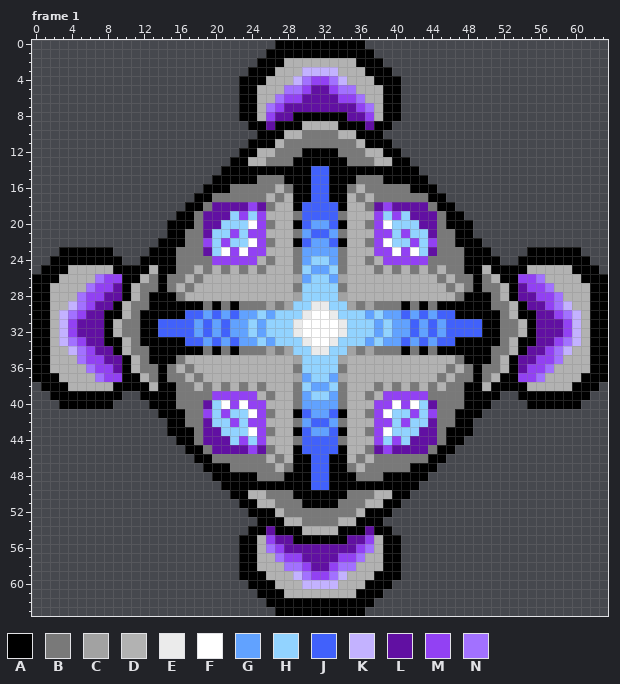
Two versions of one pixel-art file, Assets/Sprites/ship.ase. That is the earlier state.
64x64 pixels, 6 frames. Shown: frame 1. The commit also changed other frames, which this record leaves out.
Palette (. is transparent): A #000000  B #797979  C #a2a2a2  D #b2b2b2  E #ebebeb  F #ffffff  G #61a2ff  H #92d3ff  J #4161fb  K #c3b2ff  L #6110a2  M #9241f3  N #a271ff
Pixels before, frame 1 (only the part around the change), first column x 0:
 0 ...........................AAAAAAAAAA...........................
 1 ..........................AAAAAAAAAAAA..........................
 2 .........................AAADDDDDDDDAAA.........................
 3 ........................AAADDDKKKKDDDAAA........................
 4 .......................AAADDDKNMMNKDDDAAA.......................
 5 .......................AADDDNNMLLMNNDDDAA.......................
 6 .......................AADDNMMLLLLMMNDDAA.......................
 7 .......................AADNMLLLLLLLLMNDAA.......................
 8 .......................AADMLLAAAAAALLMDAA.......................
 9 ........................AALAAADDDDAAALAA........................
10 .........................AAADDBBBBDDAAA.........................
11 ........................AAADBBBBBBBBDAAA........................
12 .......................AADDBBBAAAABBBDDAA.......................
13 ......................AADDBBBAAAAAABBBDDAA......................
14 .....................AAAAAAAAAAJJAAAAAAAAAA.....................
15 ....................AAAAABBBAAAJJAAABBBAAAAA....................
16 ...................AAABBBBBDBAAJJAABDBBBBBAAA...................
17 ..................AABBBBBBDBDAAJJAADBDBBBBBBAA..................
18 .................AABLLLLMLBDDAJJJJADDBLMLLLLBAA.................
19 ................AABLLLHMHMDDDBJJJJBDDDMHMHLLLBAA................
20 ...............AAABLLHHHFMBDDAJGGJADDBMFHHHLLBAAA...............
21 ...............AABBLHHMHMMDDDBGJJGBDDDMMHMHHLBBAA...............
22 ..............AAABBMHMHHFMBDDAJGGJADDBMFHHMHMBBAAA..............
23 ...AAAAAA....AAABBBLHFMFMMDDDBGGGGBDDDMMFMFHLBBBAAA....AAAAAA...
24 ..AAAAAAAA..AAAABBBBMMMMMDBDDBGHHGBDDBDMMMMMBBBBAAAA..AAAAAAAA..
25 .AAADDDDDAAAADAABBDBDBDBDBDDDBHGGHBDDDBDBDBDBDBBAADAAAADDDDDAAA.
26 AAADDDDNMMAADBABBDBDDDDDDDDDDCGHHGCDDDDDDDDDDBDBBABDAAMMNDDDDAAA
27 AADDDDNMMLADBBABDBDDDDDDDDDDDBHHHHBDDDDDDDDDDDBDBABBDALMMNDDDDAA
28 AADDDNMMLLADBAAABDDDDDDDDDDDDCHHHHCDDDDDDDDDDDDBAAABDALLMMNDDDAA
29 AADDKNMLLADBBAAAAAABABABBBCBCHHEEHHCBCBBBABABAAAAAABBDALLMNKDDAA
30 AADKNMLLAADBAAAAAJJGJGJGGHGHHHEFFEHHHGHGGJGJGJJAAAAABDAALLMNKDAA
31 AADKMLLLADBBAAJJJJGJGJGGHGHHHEFFFFEHHHGHGGJGJGJJJJAABBDALLLMKDAA
32 AADKMLLLADBBAAJJJJGJGJGGHGHHHEFFFFEHHHGHGGJGJGJJJJAABBDALLLMKDAA
33 AADKNMLLAADBAAAAAJJGJGJGGHGHHHEFFEHHHGHGGJGJGJJAAAAABDAALLMNKDAA
34 AADDKNMLLADBBAAAAAABABABBBCBCHHEEHHCBCBBBABABAAAAAABBDALLMNKDDAA
35 AADDDNMMLLADBAAABDDDDDDDDDDDDCHHHHCDDDDDDDDDDDDBAAABDALLMMNDDDAA
36 AADDDDNMMLADBBABDBDDDDDDDDDDDBHHHHBDDDDDDDDDDDBDBABBDALMMNDDDDAA
37 AAADDDDNMMAADBABBDBDDDDDDDDDDCGHHGCDDDDDDDDDDBDBBABDAAMMNDDDDAAA
38 .AAADDDDDAAAADAABBDBDBDBDBDDDBHGGHBDDDBDBDBDBDBBAADAAAADDDDDAAA.
39 ..AAAAAAAA..AAAABBBBMMMMMDBDDBGHHGBDDBDMMMMMBBBBAAAA..AAAAAAAA..
40 ...AAAAAA....AAABBBLHFMFMMDDDBGGGGBDDDMMFMFHLBBBAAA....AAAAAA...
41 ..............AAABBMHMHHFMBDDAJGGJADDBMFHHMHMBBAAA..............
42 ...............AABBLHHMHMMDDDBGJJGBDDDMMHMHHLBBAA...............
43 ...............AAABLLHHHFMBDDAJGGJADDBMFHHHLLBAAA...............
44 ................AABLLLHMHMDDDBJJJJBDDDMHMHLLLBAA................
45 .................AABLLLLMLBDDAJJJJADDBLMLLLLBAA.................
46 ..................AABBBBBBDBDAAJJAADBDBBBBBBAA..................
47 ...................AAABBBBBDBAAJJAABDBBBBBAAA...................
48 ....................AAAAABBBAAAJJAAABBBAAAAA....................
49 .....................AAAAAAAAAAJJAAAAAAAAAA.....................
50 ......................AADDBBBAAAAAABBBDDAA......................
51 .......................AADDBBBAAAABBBDDAA.......................
52 ........................AAADBBBBBBBBDAAA........................
53 .........................AAADDBBBBDDAAA.........................
54 ........................AALAAADDDDAAALAA........................
55 .......................AADMLLAAAAAALLMDAA.......................
56 .......................AADNMLLLLLLLLMNDAA.......................
57 .......................AADDNMMLLLLMMNDDAA.......................
58 .......................AADDDNNMLLMNNDDDAA.......................
59 .......................AAADDDKNMMNKDDDAAA.......................
60 ........................AAADDDKKKKDDDAAA........................
61 .........................AAADDDDDDDDAAA.........................
62 ..........................AAAAAAAAAAAA..........................
63 ...........................AAAAAAAAAA...........................
Now the later version:
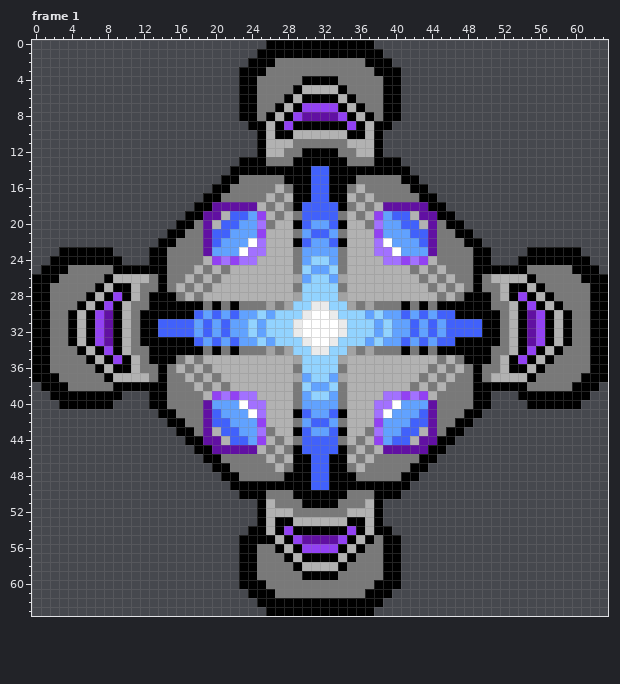
Change:
Frame 1:
y 0: x 26 . -> A; x 37 . -> A
y 1: x 25 . -> A; x 38 . -> A
y 2: x 24 . -> A; x 27..36 ADDDDDDDDA -> BBBBBBBBBB; x 39 . -> A
y 3: x 23 . -> A; x 26..37 ADDDKKKKDDDA -> BBBBBBBBBBBB; x 40 . -> A
y 4: x 25..38 ADDDKNMMNKDDDA -> BBBBBAAAABBBBB
y 5: x 25..38 DDDNNMLLMNNDDD -> BBBBADDDDABBBB
y 6: x 25..38 DDNMMLLLLMMNDD -> BBBADAAAADABBB
y 7: x 25..38 DNMLLLLLLLLMND -> BBADAMMMMADABB
y 8: x 25..38 DMLLAAAAAALLMD -> BADAMLLLLMADAB
y 9: x 26 L -> D; x 28 A -> M; x 30..33 DDDD -> AAAA; x 35 A -> M; x 37 L -> D
y 10: x 26 A -> D; x 28 D -> A; x 30..33 BBBB -> DDDD; x 35 D -> A; x 37 A -> D
y 11: x 24 A -> .; x 26 A -> D; x 28 B -> D; x 35 B -> D; x 37 A -> D; x 39 A -> .
y 12: x 23..25 AAD -> ..A; x 27 B -> D; x 36 B -> D; x 38..40 DAA -> A..
y 13: x 22 A -> .; x 24..25 DD -> AA; x 38..39 DD -> AA; x 41 A -> .
y 14: x 21 A -> .; x 42 A -> .
y 15: x 20 A -> .; x 23..24 AA -> BB; x 39..40 AA -> BB; x 43 A -> .
y 16: x 19 A -> .; x 44 A -> .
y 17: x 18 A -> .; x 20 B -> A; x 43 B -> A; x 45 A -> .
y 18: x 17 A -> .; x 19 B -> A; x 24..25 ML -> LD; x 28 D -> B; x 35 D -> B; x 38..39 LM -> DL; x 44 B -> A; x 46 A -> .
y 19: x 16 A -> .; x 18 B -> A; x 21..24 LHMH -> DJJG; x 27 D -> B; x 36 D -> B; x 39..42 HMHL -> GJJD; x 45 B -> A; x 47 A -> .
y 20: x 15 A -> .; x 20..25 LHHHFM -> DJJGGN; x 38..43 MFHHHL -> NGGJJD; x 48 A -> .
y 21: x 20..24 HHMHM -> JJGGG; x 39..43 MHMHH -> GGGJJ
y 22: x 16 A -> B; x 19..23 MHMHH -> LJGGG; x 25..26 MB -> ND; x 37..38 BM -> DN; x 40..44 HHMHM -> GGGJL; x 47 A -> B
y 23: x 15 A -> B; x 20..22 HFM -> GGG; x 24..25 MM -> NN; x 38..39 MM -> NN; x 41..43 MFH -> GGG; x 48 A -> B
y 24: x 12 A -> .; x 15 A -> B; x 19 B -> D; x 21 M -> N; x 23..24 MM -> NN; x 26 B -> D; x 37 B -> D; x 39..40 MM -> NN; x 42 M -> N; x 44 B -> D; x 48 A -> B; x 51 A -> .
y 25: x 4..8 DDDDD -> BBBBB; x 13 D -> A; x 15 A -> B; x 23 B -> D; x 25 B -> D; x 38 B -> D; x 40 B -> D; x 48 A -> B; x 50 D -> A; x 55..59 DDDDD -> BBBBB
y 26: x 3..11 DDDDNMMAA -> BBBBBADDD; x 20 D -> B; x 43 D -> B; x 52..60 AAMMNDDDD -> DDDABBBBB
y 27: x 2..9 DDDDNMML -> BBBBBADA; x 19 D -> B; x 44 D -> B; x 54..61 LMMNDDDD -> ADABBBBB
y 28: x 2..9 DDDNMMLL -> BBBBADAM; x 18 D -> B; x 45 D -> B; x 54..61 LLMMNDDD -> MADABBBB
y 29: x 2..8 DDKNMLL -> BBBADAM; x 55..61 LLMNKDD -> MADABBB
y 30: x 2..8 DKNMLLA -> BBADAML; x 17 J -> A; x 55..61 ALLMNKD -> LMADABB
y 31..32: x 2..10 DKMLLLADB -> BBADAMLAD; x 53..61 BDALLLMKD -> DALMADABB
y 33: x 2..8 DKNMLLA -> BBADAML; x 17 J -> A; x 55..61 ALLMNKD -> LMADABB
y 34: x 2..8 DDKNMLL -> BBBADAM; x 55..61 LLMNKDD -> MADABBB
y 35: x 2..9 DDDNMMLL -> BBBBADAM; x 18 D -> B; x 45 D -> B; x 54..61 LLMMNDDD -> MADABBBB
y 36: x 2..9 DDDDNMML -> BBBBBADA; x 19 D -> B; x 44 D -> B; x 54..61 LMMNDDDD -> ADABBBBB
y 37: x 3..11 DDDDNMMAA -> BBBBBADDD; x 20 D -> B; x 43 D -> B; x 52..60 AAMMNDDDD -> DDDABBBBB
y 38: x 4..8 DDDDD -> BBBBB; x 13 D -> A; x 15 A -> B; x 23 B -> D; x 25 B -> D; x 38 B -> D; x 40 B -> D; x 48 A -> B; x 50 D -> A; x 55..59 DDDDD -> BBBBB
y 39: x 12 A -> .; x 15 A -> B; x 19 B -> D; x 21 M -> N; x 23..24 MM -> NN; x 26 B -> D; x 37 B -> D; x 39..40 MM -> NN; x 42 M -> N; x 44 B -> D; x 48 A -> B; x 51 A -> .
y 40: x 15 A -> B; x 20..22 HFM -> GGG; x 24..25 MM -> NN; x 38..39 MM -> NN; x 41..43 MFH -> GGG; x 48 A -> B
y 41: x 16 A -> B; x 19..23 MHMHH -> LJGGG; x 25..26 MB -> ND; x 37..38 BM -> DN; x 40..44 HHMHM -> GGGJL; x 47 A -> B
y 42: x 20..24 HHMHM -> JJGGG; x 39..43 MHMHH -> GGGJJ
y 43: x 15 A -> .; x 20..25 LHHHFM -> DJJGGN; x 38..43 MFHHHL -> NGGJJD; x 48 A -> .
y 44: x 16 A -> .; x 18 B -> A; x 21..24 LHMH -> DJJG; x 27 D -> B; x 36 D -> B; x 39..42 HMHL -> GJJD; x 45 B -> A; x 47 A -> .
y 45: x 17 A -> .; x 19 B -> A; x 24..25 ML -> LD; x 28 D -> B; x 35 D -> B; x 38..39 LM -> DL; x 44 B -> A; x 46 A -> .
y 46: x 18 A -> .; x 20 B -> A; x 43 B -> A; x 45 A -> .
y 47: x 19 A -> .; x 44 A -> .
y 48: x 20 A -> .; x 23..24 AA -> BB; x 39..40 AA -> BB; x 43 A -> .
y 49: x 21 A -> .; x 42 A -> .
y 50: x 22 A -> .; x 24..25 DD -> AA; x 38..39 DD -> AA; x 41 A -> .
y 51: x 23..25 AAD -> ..A; x 38..40 DAA -> A..
y 52: x 24 A -> .; x 26 A -> D; x 28 B -> D; x 35 B -> D; x 37 A -> D; x 39 A -> .
y 53: x 26 A -> D; x 28 D -> A; x 30..33 BBBB -> DDDD; x 35 D -> A; x 37 A -> D
y 54: x 26 L -> D; x 28 A -> M; x 30..33 DDDD -> AAAA; x 35 A -> M; x 37 L -> D
y 55: x 25..38 DMLLAAAAAALLMD -> AADAMLLLLMADAB
y 56: x 25..38 DNMLLLLLLLLMND -> BBADAMMMMADABB
y 57: x 25..38 DDNMMLLLLMMNDD -> BBBADAAAADABBB
y 58: x 25..38 DDDNNMLLMNNDDD -> BBBBADDDDABBBB
y 59: x 25..38 ADDDKNMMNKDDDA -> BBBBBAAAABBBBB
y 60: x 23 . -> A; x 26..37 ADDDKKKKDDDA -> BBBBBBBBBBBB; x 40 . -> A
y 61: x 24 . -> A; x 27..36 ADDDDDDDDA -> BBBBBBBBBB; x 39 . -> A
y 62: x 25 . -> A; x 38 . -> A
y 63: x 26 . -> A; x 37 . -> A
Pixel boxes of the changes (left, top, right, bottom) in both pictures:
changed: (50, 40, 590, 616)
